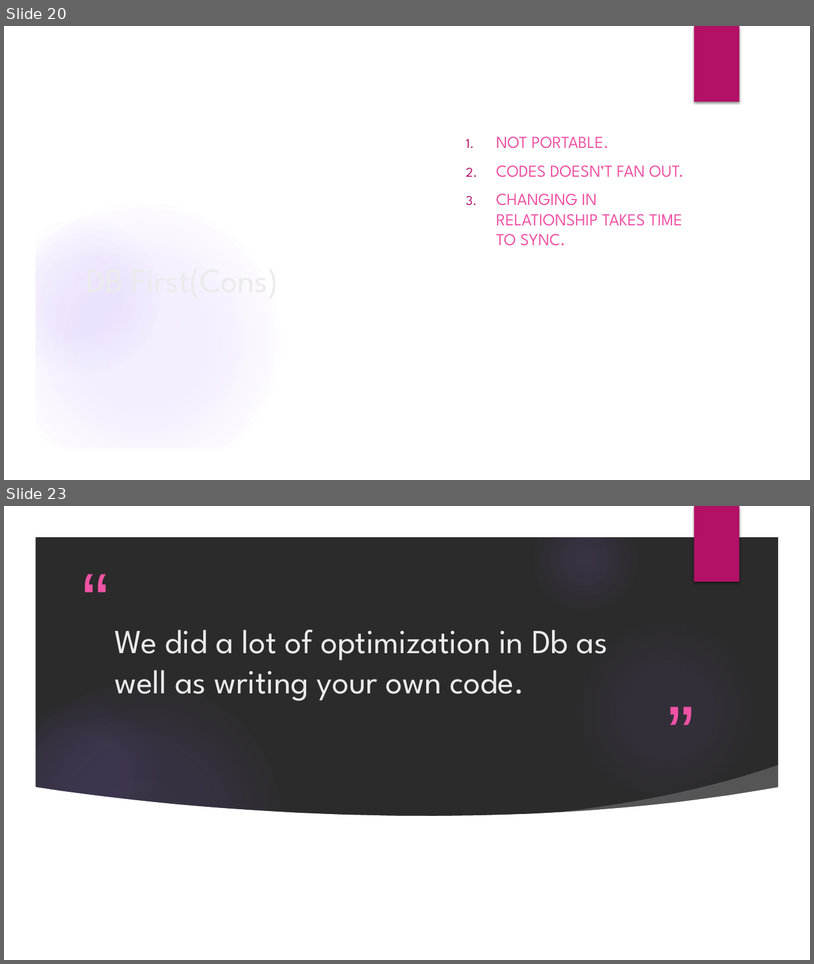
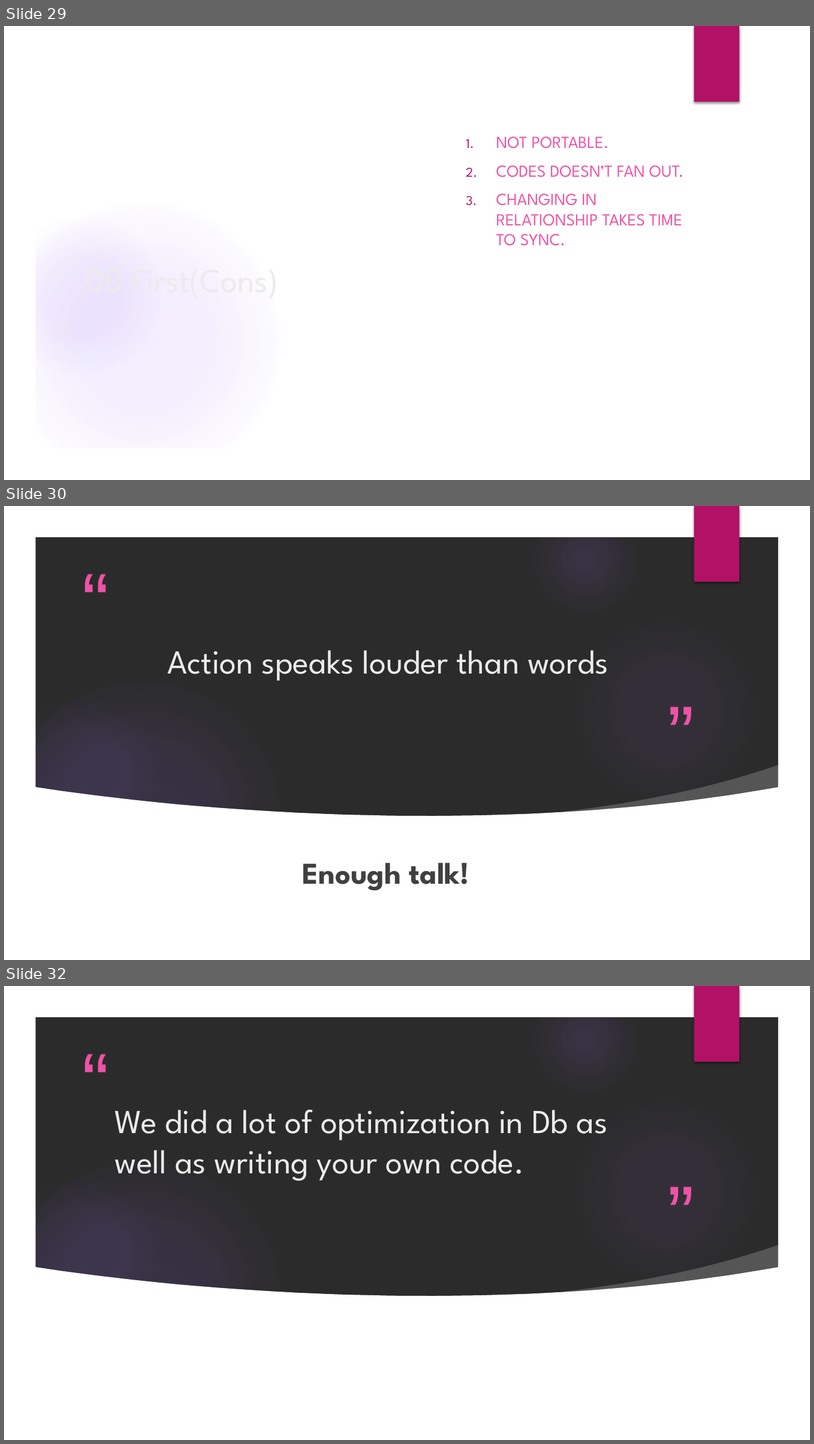
Before and after one commit to accorddeveloper/ASP.NET-MVC-Bootstrapper-Installed-Example, a slide deck: Presentation.pptx. Shown one above the other, each under a label of ours: slides 20 and 23 before the commit, slides 29, 30 and 32 after it; the slides between them are not shown. The pictures are 814x964 and 814x1444 pixels, drawn with LibreOffice and Linux fonts; fonts in the diff are those of the drawing; background and template pictures are left out; a plain dark background stands for a picture behind light text. Boxes give left, top, right and bottom in pixels: in the first picture for what was removed or moved away, otherwise in the second. Text is boxed around its words. In the diff, an @@ line names an element or a change of style, - is before the commit and + after.

```diff
--- a/Presentation.pptx
+++ b/Presentation.pptx
@@ slide 30 added at bbox=[4, 506, 810, 960], background picture (left out); not listed: 11 template elements that a slide beside it also shows @@
@@ title added at bbox=[168, 650, 609, 681], 40 pt, text #EBEBEB @@
+Action speaks louder than words
@@ text added at bbox=[303, 862, 470, 890], 36 pt, text #404040, bold @@
+Enough talk!
@@ what was slide 20 is now slide 29 @@
@@ what was slide 23 is now slide 32 @@
```
Also in this commit, not shown: 8 slides changed, 10 other slides added, 2 slides removed, 1 other file.
